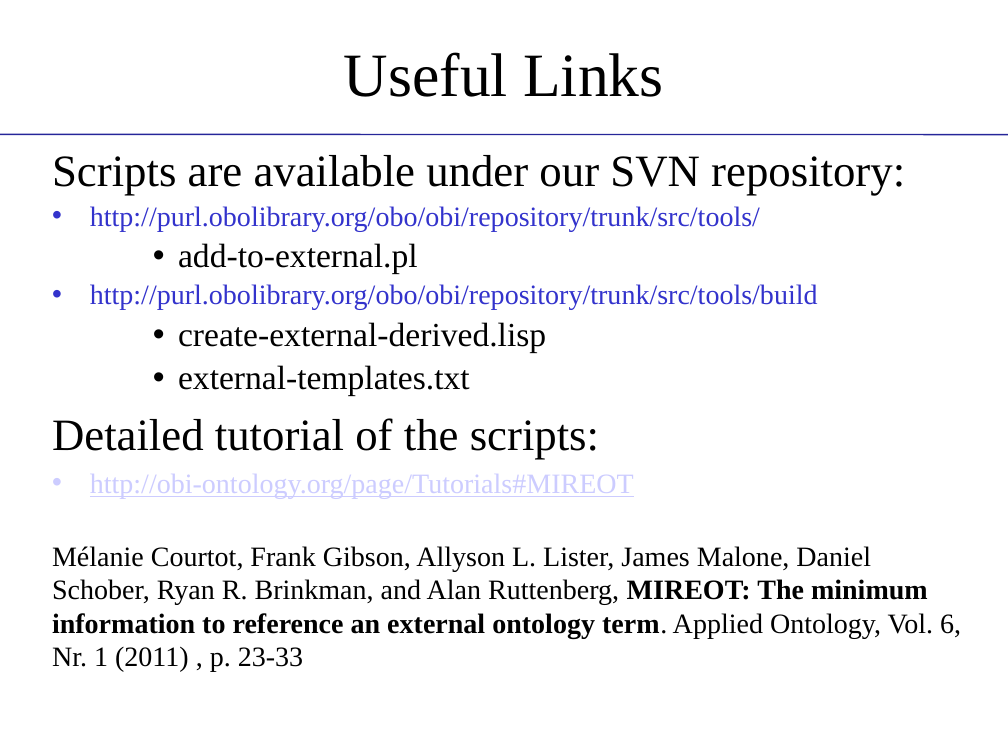
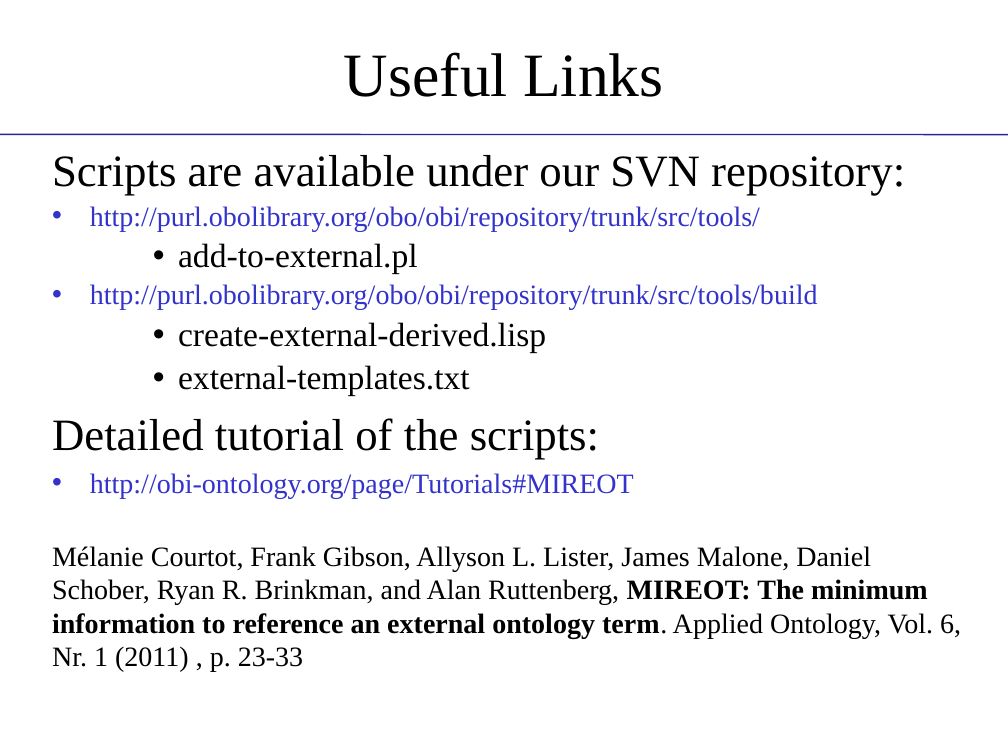
Before and after one commit to obi-ontology/obi-legacy-svn, a slide deck: slide 8 of trunk/docs/presentations/OBI tutorial July 2011 ICBO/MIREOT-View.pptx. Drawn at 1008x756 pixels with LibreOffice and Linux fonts; fonts in the diff are those of the drawing; background and template pictures are left out. Boxes give left, top, right and bottom in pixels: in the first picture for what was removed or moved away, otherwise in the second. Text is boxed around its words. In the diff, an @@ line names an element or a change of style, - is before the commit and + after.

```diff
--- a/trunk/docs/presentations/OBI tutorial July 2011 ICBO/MIREOT-View.pptx
+++ b/trunk/docs/presentations/OBI tutorial July 2011 ICBO/MIREOT-View.pptx
@@ text at (x1=90, y1=473, x2=634, y2=498): text colour #CCCCFF to #3333CC, underline off in "http://obi-ontology.org/page/Tutorials#MIREOT" @@
```
Also in this commit, not shown: 3 other slides changed.
